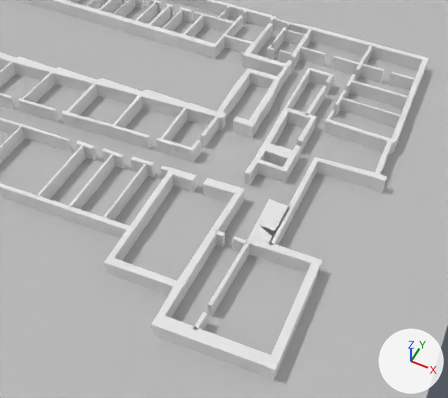
One commit to the FBX model Assets/Textures/План3.fbx: the scene before it, then after it.
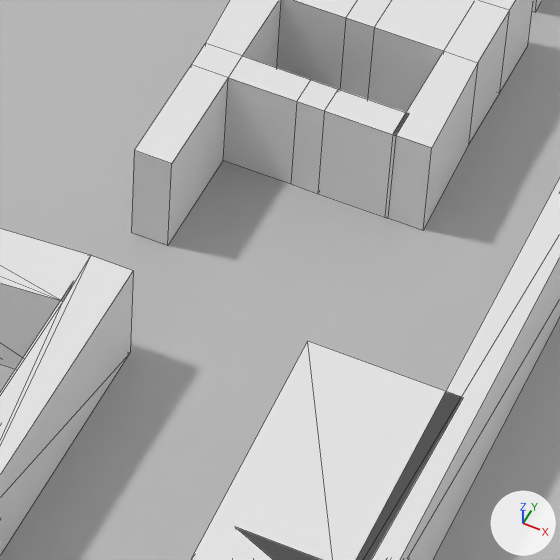
Each version appears first from a 50 mm lens placed at (-40.68, -29.04, 20.98), pointed at (-49.19, -12.01, -0.29), and next in a close-up on the part from 50% to 68% of the width and 38% to 58% of the height. Arrows for +X, +Y and +Z are at lower right; the lights stay in place. The close-ups show mesh edges as thin lines. Where no turn or scale is listed for an object, it has been applied to the vertices. Vertices at the same position are counted once.

Before the edit, the objects in view are built like this:
```python
me_mesh_002 = bpy.data.meshes.new('Mesh.002')
me_mesh_002.from_pydata(...)  # 303 vertices, 591 faces; spans x -2.0..25.7, y -0.6..7.1, z 0.0..0.8
me_mesh_008 = bpy.data.meshes.new('Mesh.008')
me_mesh_008.from_pydata(...)  # 84 vertices, 82 faces; spans x -0.13..1.7, y -4.94..0.14, z 0.0..0.76
# before: 76 (0.28, -4.94, 0.0) at pixel (167, 245), 77 (0.28, -4.94, 0.76) at pixel (171, 163), 78 (0.02, -4.94, 0.76) at pixel (134, 150), 79 (0.02, -4.94, 0.0) at pixel (131, 232)
me_mesh_023 = bpy.data.meshes.new('Mesh.023')
me_mesh_023.from_pydata([(-21.0, -29.7, 0.0), (21.0, -29.7, 0.0), (-21.0, 29.7, 0.0), (21.0, 29.7, 0.0)], [], [(0, 1, 3, 2)])
me_mesh_023.materials.append(mat_02___default)  # its picture is missing
ob_box003 = bpy.data.objects.new('Box003', me_mesh_002)
ob_box003.location = (-69.327, -19.049, 0.0)
ob_box014 = bpy.data.objects.new('Box014', me_mesh_008)
ob_box014.location = (-48.672, -6.045, 0.0)
ob_plane002 = bpy.data.objects.new('Plane002', me_mesh_023)
ob_plane002.location = (-59.517, 5.019, 0.0)
# also in view: 'Box002' at (-47.62, -6.39, 0.39)
```
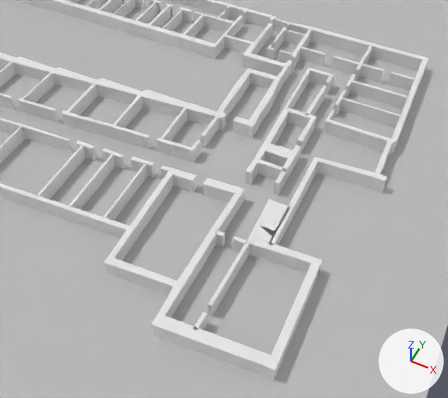
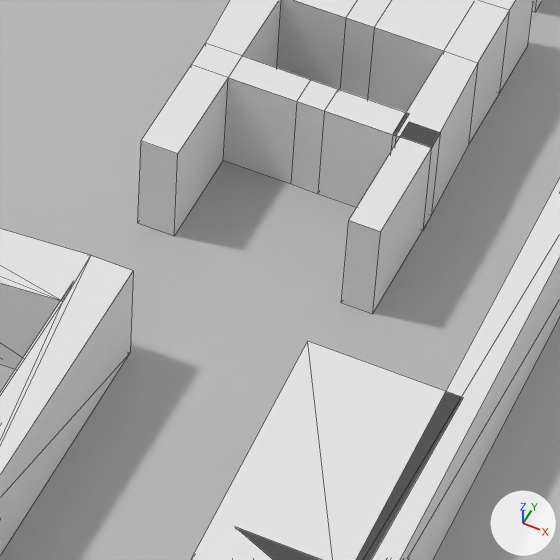
Where the change shows, as pixel boxes [x1, y1, x2, y2] in the close-ups (560 x 560 px; the box of a moved part takes in the faces that stretch with it):
'Box014', reshaped
    before: [131, 0, 542, 246]
    after: [138, 0, 542, 236]
'Box032', added
    after: [341, 123, 441, 314]
part 1 of me_mesh_008, moved or reshaped
    before: [131, 65, 228, 246]
    after: [138, 65, 228, 236]

Diff of the bpy script that builds the scene:
```diff
--- a/Assets/Textures/План3.fbx.py
+++ b/Assets/Textures/План3.fbx.py
@@ me_mesh_008 @@
 me_mesh_008.from_pydata(...)  # 84 vertices, 82 faces; spans x -0.13..1.7, y -4.94..0.14, z 0.0..0.76
 # used by ob_box014; location = (-48.672, -6.045, 0.0)
+# me_mesh_008 part 1
+for i in [*range(76, 80)]: me_mesh_008.vertices[i].co += Vector((0.0, 0.09, 0.0))
@@ me_mesh_028 @@
+me_mesh_028.from_pydata(...)  # a box spanning x -0.148..0.069, y -0.538..0.427, z 0.0..0.762
@@ ob_box032 @@
+ob_box032 = bpy.data.objects.new('Box032', me_mesh_028)
+ob_box032.location = (-47.043, -10.4, 0.0)
```
